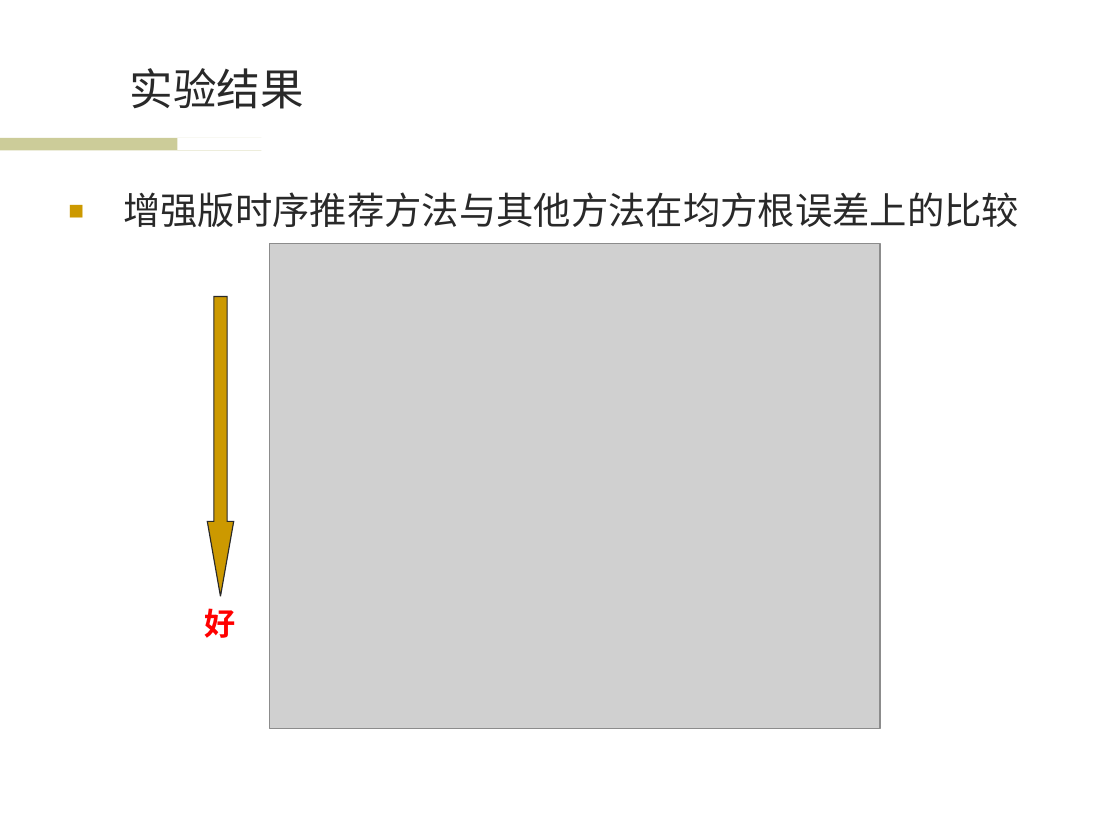
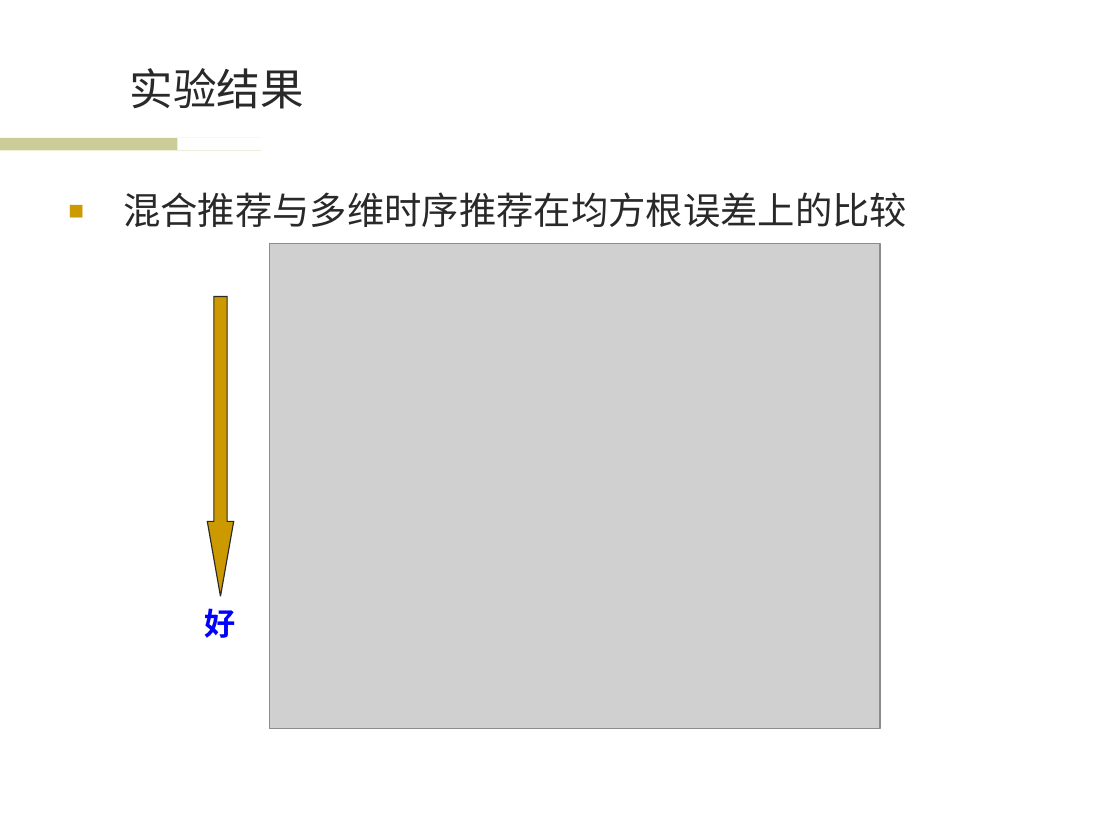
Before and after one commit to wwssttt/NJUThesis, a slide deck: slide 17 of ppt/一种基于时间序列分析的个性化音乐推荐系统及其实现.ppt. Drawn at 1120x840 pixels with LibreOffice and Linux fonts; fonts in the diff are those of the drawing; grey boxes stand for pictures; background and template pictures are left out. Boxes give left, top, right and bottom in pixels: in the first picture for what was removed or moved away, otherwise in the second. Text is boxed around its words. In the diff, an @@ line names an element or a change of style, - is before the commit and + after.

```diff
--- a/ppt/一种基于时间序列分析的个性化音乐推荐系统及其实现.ppt
+++ b/ppt/一种基于时间序列分析的个性化音乐推荐系统及其实现.ppt
@@ text at bbox=[123, 192, 907, 227]: text changed @@
-■ 增强版时序推荐方法与其他方法在均方根误差上的比较
+■ 混合推荐与多维时序推荐在均方根误差上的比较
@@ text "好" at bbox=[205, 608, 236, 638]: text colour #FF0000 to #0000FF @@
```
Also in this commit, not shown: 11 other slides changed, 1 slide added.
